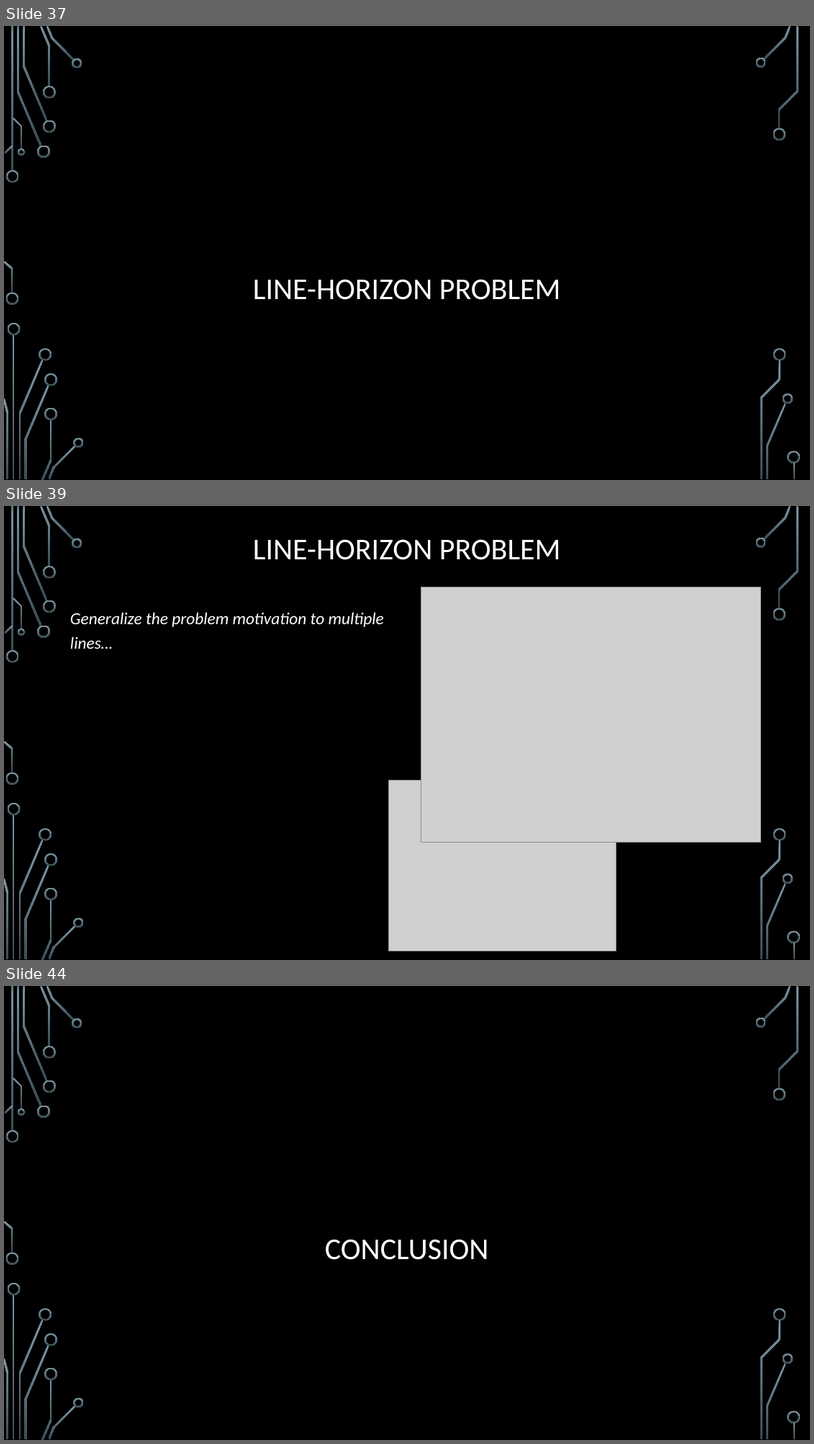
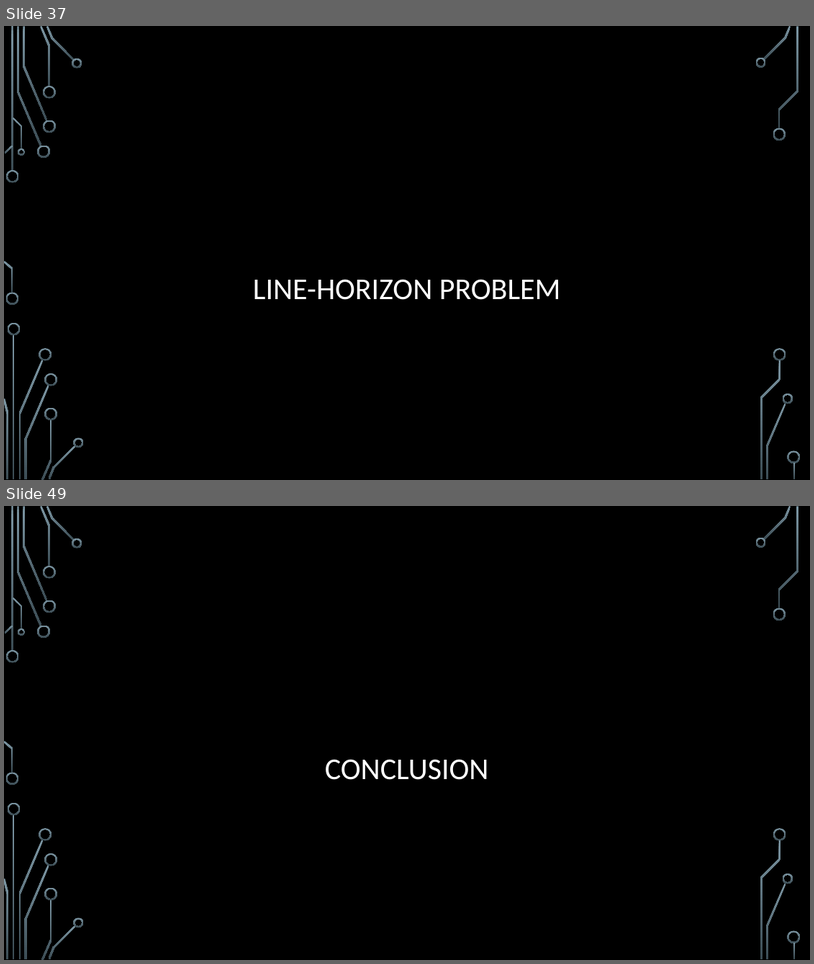
Before and after one commit to janiceeguo/advAlgo, a slide deck: slides/ComputationalGeom-part1-Intersections.pptx. Shown one above the other, each under a label of ours: slides 37, 39 and 44 before the commit, slides 37 and 49 after it; the slides between them are not shown. The pictures are 814x1444 and 814x964 pixels, drawn with LibreOffice and Linux fonts; fonts in the diff are those of the drawing; grey boxes stand for pictures; background and template pictures are left out. Boxes give left, top, right and bottom in pixels: in the first picture for what was removed or moved away, otherwise in the second. Text is boxed around its words. In the diff, an @@ line names an element or a change of style, - is before the commit and + after.

```diff
--- a/slides/ComputationalGeom-part1-Intersections.pptx
+++ b/slides/ComputationalGeom-part1-Intersections.pptx
@@ slide 39 removed at bbox=[4, 506, 810, 960], background picture (left out); not listed: 36 template elements that a slide beside it also shows @@
@@ title removed at bbox=[253, 539, 561, 560] @@
-LINE-HORIZON PROBLEM
@@ picture removed at bbox=[421, 587, 761, 842] @@
@@ text removed at bbox=[70, 612, 384, 649] @@
-Generalize the problem motivation to multiple lines…
@@ picture removed at bbox=[388, 780, 616, 951] @@
@@ what was slide 44 is now slide 49 @@
```
Also in this commit, not shown: 11 slides added, 5 other slides removed, 4 other files.
